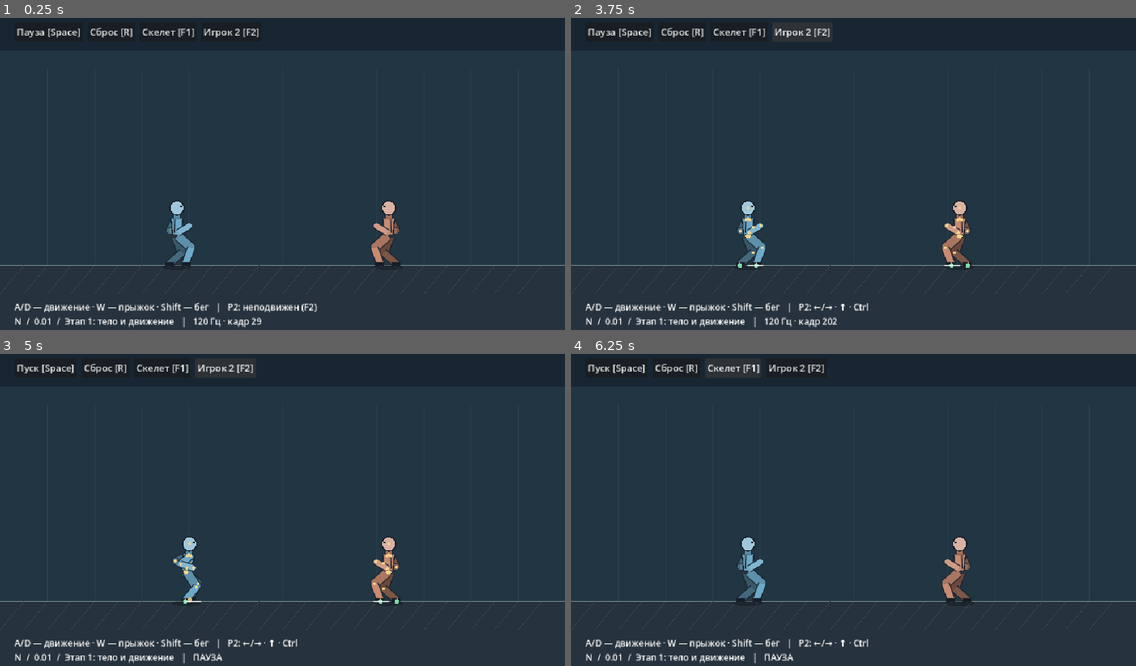
Above: before the commit, frames 1-4 (two rows, left to right).
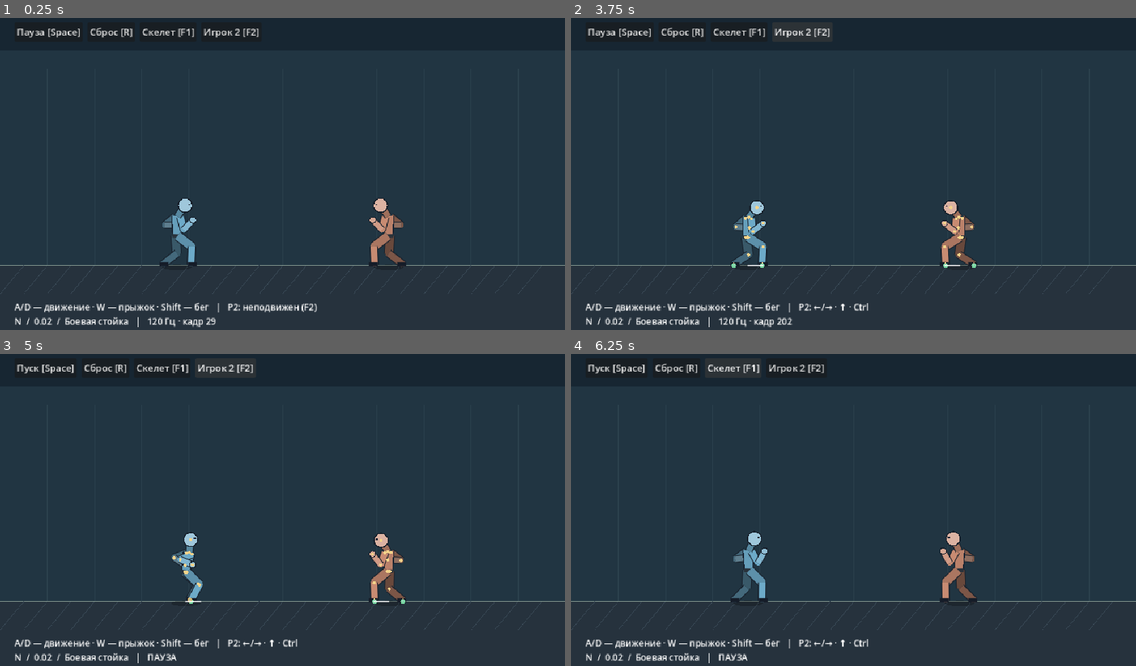
Above: after the commit, the same moments.

Repository: Mefits/pixelfxGadot
Game: Godot game, scene res://game/arena.tscn
Two runs of this game, one before a commit and one after it. Both use one fixed random seed, a clock stepped at 60 frames per second and the inputs below.
Inputs:
- Up to frame 1 (0.25 s): no input
- Up to frame 2 (3.75 s): click "Пауза [Space]" at 0.5 s; click "Пуск [Space]" at 1.25 s; click "Сброс [R]" at 2 s; click "Скелет [F1]" at 2.75 s; click "Игрок 2 [F2]" at 3.5 s
- Up to frame 3 (5 s): tap Enter at 4.25 s; hold D from 4.28 s (still down); tap R at 4.35 s; tap Space at 4.52 s
- Up to frame 4 (6.25 s): release D at 5 s; click "Сброс [R]" at 5 s; click "Скелет [F1]" at 5.75 s

The runs differ from the first frame. In frame 1, 1.6% of the frame differs, in the area x 8-72%, y 57-100%; in frame 2, 1.6%; in frame 3, 1.4%; in frame 4, 1.6%.

Commit message:
N 0.02: retarget reference guard with fixed support and mirrored breathing loop

Diff:
--- a/game/arena.gd
+++ b/game/arena.gd
@@ -60,7 +60,7 @@
     _hud()
     queue_redraw()
 func _hud()->void:
-    hud.text="A/D — движение · W — прыжок · Shift — бег   |   "+("P2: неподвижен (F2)" if single_player else "P2: ←/→ · ↑ · Ctrl")+"\nN  /  0.01  /  Этап 1: тело и движение   |   "+("ПАУЗА" if paused else ("120 Гц · кадр "+str(world.ticks)))
+    hud.text="A/D — движение · W — прыжок · Shift — бег   |   "+("P2: неподвижен (F2)" if single_player else "P2: ←/→ · ↑ · Ctrl")+"\nN  /  0.02  /  Боевая стойка   |   "+("ПАУЗА" if paused else ("120 Гц · кадр "+str(world.ticks)))
 func _segment(a:Vector2,b:Vector2,width:float,c:Color)->void:
     draw_line(a,b,Color("#17202b"),width+3,true)
     draw_line(a,b,c,width,true)
@@ -72,6 +72,8 @@
     draw_line(foot-Vector2(5*face,0),foot+Vector2(9*face,0),Color("#151c28"),6,true)
     _segment(p["shoulder_"+side],p["elbow_"+side],10,c)
     _segment(p["elbow_"+side],p["hand_"+side],8,c.lightened(.14))
+    draw_circle(p["hand_"+side],6,Color("#17202b"))
+    draw_circle(p["hand_"+side],4.6,c.lightened(.24))
 func _fighter(m,r,c:Color)->void:
     var p:Dictionary=r.points
     draw_set_transform(Vector2(m.pos.x,M.FLOOR+3),0,Vector2(1,.19))
--- /dev/null
+++ b/game/guard_pose.gd
@@ -0,0 +1,29 @@
+extends RefCounted
+## Right-facing guard, hand-transcribed from user's eight-frame stickman sheet.
+## Units: art pixels and degrees. No sprite pixels copied. Root stays fixed.
+const DURATION=1.2
+const HALF_WIDTH=24.0
+# time, pelvis x/y, forward torso angle, head tilt from vertical,
+# lead hand offset from lead shoulder, rear hand offset from rear shoulder.
+# Frames 1, 3, 4/5, 6, 8. Last is an exact loop of first.
+const KEYS=[
+    [0.0, 1.0,-53.0, 1.0,26.0, 22.0,-1.0, 5.0,10.0],
+    [.30,-.5,-50.0, 3.0,36.0, 21.0, 5.0, 6.0,14.0],
+    [.60,-2.0,-47.0, 5.0,43.0, 20.0, 9.0, 7.0,17.0],
+    [.90, 0.0,-51.0, 2.0,30.0, 22.0, 2.0, 5.5,12.0],
+    [1.2, 1.0,-53.0, 1.0,26.0, 22.0,-1.0, 5.0,10.0]
+]
+static func sample(seconds:float)->Dictionary:
+    var t:float=fposmod(seconds,DURATION)
+    var k:Array=KEYS[0]
+    var n:Array=KEYS[1]
+    for i in range(1,KEYS.size()):
+        if t<=float(KEYS[i][0]):
+            k=KEYS[i-1]
+            n=KEYS[i]
+            break
+    var u:float=(t-float(k[0]))/(float(n[0])-float(k[0]))
+    u=u*u*(3-2*u)
+    var v:Array[float]=[]
+    for i in range(1,k.size()):v.append(lerpf(float(k[i]),float(n[i]),u))
+    return {"hip":Vector2(v[0],v[1]),"torso":v[2],"head":v[3],"lead":Vector2(v[4],v[5]),"rear":Vector2(v[6],v[7])}
--- a/game/motor.gd
+++ b/game/motor.gd
@@ -1,5 +1,6 @@
 extends RefCounted
 ## Fixed-step root movement and planted-foot state. All positions are world pixels.
+const STANCE=preload("res://game/guard_pose.gd")
 const FLOOR=430.0
 const DT=1.0/120.0
 const WALK=135.0
@@ -25,20 +26,21 @@
 var steps:int=0
 var time:float=0
 var gait:float=0
+var guard_phase:float=0
 var sprint:bool=false
 func _init(x:float,side:int)->void:
     pos=Vector2(x,FLOOR)
     facing=side
     _plant()
 func _plant()->void:
-    feet.assign([Vector2(pos.x+14*facing,FLOOR),Vector2(pos.x-14*facing,FLOOR)])
+    feet.assign([Vector2(pos.x+STANCE.HALF_WIDTH*facing,FLOOR),Vector2(pos.x-STANCE.HALF_WIDTH*facing,FLOOR)])
     swing=-1
     swing_t=0
 func _begin_step(index:int,axis:float)->void:
     swing=index
     swing_from=feet[index]
     var ahead:float=signf(axis)*(29 if sprint else 22)
-    if absf(axis)<.01:ahead=(14 if index==0 else -14)*facing
+    if absf(axis)<.01:ahead=(STANCE.HALF_WIDTH if index==0 else -STANCE.HALF_WIDTH)*facing
     swing_to=Vector2(clampf(pos.x+ahead,32,928),FLOOR)
     swing_t=0
     next_foot=1-index
@@ -71,6 +73,8 @@
         airborne_time+=DT
         return
     gait=move_toward(gait,clampf(absf(velocity.x)/WALK,0,1),DT*8)
+    # Continue phase only as a breathing/weight cycle; never move planted feet.
+    guard_phase=fposmod(guard_phase+DT,STANCE.DURATION)
     if swing>=0:
         var duration:float=.12 if sprint else STEP_TIME
         swing_t=minf(duration,swing_t+DT)
@@ -88,9 +92,9 @@
             if absf(feet[trailing].x-pos.x)>12 or absf(feet[0].x-feet[1].x)<8:_begin_step(trailing,velocity.x)
         else:
             # Return to a stable stance one foot at a time, never teleport feet.
-            var desired:float=pos.x+14*facing
+            var desired:float=pos.x+STANCE.HALF_WIDTH*facing
             if absf(feet[0].x-desired)>4:_begin_step(0,0)
-            elif absf(feet[1].x-(pos.x-14*facing))>4:_begin_step(1,0)
+            elif absf(feet[1].x-(pos.x-STANCE.HALF_WIDTH*facing))>4:_begin_step(1,0)
 func separate(dx:float)->void:
     pos.x+=dx
     # Push-box displacement moves the whole support frame, not only the pelvis.
--- a/game/rig.gd
+++ b/game/rig.gd
@@ -1,6 +1,9 @@
 extends RefCounted
 ## Analytic two-link IK with an explicit bend side in facing-right space.
 ## The actual render rig is also the future physics attachment contract.
+const GUARD=preload("res://game/guard_pose.gd")
+const TORSO=34.0
+const NECK=22.0
 const UPPER_LEG=30.0
 const LOWER_LEG=30.0
 const UPPER_ARM=22.0
@@ -19,23 +22,26 @@
     var direction:float=float(m.facing)
     var speed:float=absf(m.velocity.x)
     var relative:float=m.velocity.x*direction
-    var lean:float=clampf(relative/215.0,-1,1)*8
-    var hip_y:float=-50+4*m.land
+    var g:Dictionary=GUARD.sample(m.guard_phase)
+    var moving:float=clampf(m.gait,0,1) if m.grounded else 1.0
+    var lean:float=lerpf(float(g.torso),clampf(relative/215.0,-1,1)*16,moving)
+    var hip_x:float=lerpf(float(g.hip.x),0,moving)
+    var hip_y:float=lerpf(float(g.hip.y),-50,moving)+4*m.land
     if m.grounded:
         # Keep BOTH target feet within the reach envelope while grounded.
         for i in range(2):
             var foot:Vector2=m.feet[i]
-            var dx:float=absf((foot.x-m.pos.x)*direction-(2 if i==0 else -2))
+            var dx:float=absf((foot.x-m.pos.x)*direction-hip_x-(2 if i==0 else -2))
             var max_height:float=sqrt(maxf(4,59.7*59.7-minf(dx,58)*minf(dx,58)))
             hip_y=maxf(hip_y,foot.y-m.pos.y-2-max_height)
-    var hip:=Vector2(0,hip_y)
-    var chest:=hip+Vector2(lean,-30)
-    var head:=chest+Vector2(lean*.25,-18)
+    var hip:=Vector2(hip_x,hip_y)
+    var chest:=hip+Vector2(0,-TORSO).rotated(deg_to_rad(lean))
+    var head:=chest+Vector2(0,-NECK).rotated(deg_to_rad(lerpf(float(g.head),lean*.6,moving)))
     var local:Dictionary={"hips":hip,"chest":chest,"head":head}
     for i in range(2):
         var side:String="near" if i==0 else "far"
         var side_sign:float=1 if i==0 else -1
-        var shoulder:Vector2=chest+Vector2(3*side_sign,2)
+        var shoulder:Vector2=chest+Vector2(5*side_sign,2).rotated(deg_to_rad(lean))
         var thigh:Vector2=hip+Vector2(2*side_sign,0)
         var foot:Vector2
         if m.grounded:
@@ -46,9 +52,9 @@
         # A planted leg bends toward the opponent; the elbow bends downward.
         var leg:Array[Vector2]=chain(thigh,foot,UPPER_LEG,LOWER_LEG,-1)
         var stride:float=clampf((foot.x-hip.x)/24,-1,1)
-        var guard:Vector2=Vector2(19 if i==0 else 12,10 if i==0 else 13)
+        var guard:Vector2=g.lead if i==0 else g.rear
         var travel:Vector2=Vector2(-stride*15,25-absf(stride)*4)
-        var hand_goal:Vector2=shoulder+guard.lerp(travel,clampf(speed/120,0,1)*.75)
+        var hand_goal:Vector2=shoulder+guard.lerp(travel,moving*.75)
         if not m.grounded:hand_goal=shoulder+Vector2(12*side_sign,10)
         var arm:Array[Vector2]=chain(shoulder,hand_goal,UPPER_ARM,LOWER_ARM,1)
         local["shoulder_"+side]=shoulder
--- a/tests/locomotion.gd
+++ b/tests/locomotion.gd
@@ -2,6 +2,7 @@
 const W=preload("res://game/world.gd")
 const M=preload("res://game/motor.gd")
 const R=preload("res://game/rig.gd")
+const G=preload("res://game/guard_pose.gd")
 var errors:int=0
 func _initialize()->void:call_deferred("_run")
 func check(ok:bool,msg:String)->void:
@@ -15,6 +16,32 @@
         var r:Vector2=b[id]-w.b.pos
         check(l.distance_to(Vector2(-r.x,r.y))<.001,"Mirrored joint "+id)
     check(a.knee_near.x>a.thigh_near.x and b.knee_near.x<b.thigh_near.x,"Knees bend toward opponent")
+    var idle=W.new()
+    var initial_feet:Array[Vector2]=idle.a.feet.duplicate()
+    var start_pose:Dictionary=idle.rig_a.points.duplicate(true)
+    var low:float=start_pose.hips.y
+    var high:float=low
+    for i in range(144):
+        idle.tick({}, {})
+        var p:Dictionary=idle.rig_a.points
+        var q:Dictionary=idle.rig_b.points
+        check(idle.a.feet==initial_feet and idle.a.swing==-1,"Guard support stays fixed")
+        low=minf(low,p.hips.y)
+        high=maxf(high,p.hips.y)
+        for id in p:
+            var l:Vector2=p[id]-idle.a.pos
+            var r:Vector2=q[id]-idle.b.pos
+            check(l.distance_to(Vector2(-r.x,r.y))<.001,"Guard mirror "+id)
+        for side in ["near","far"]:
+            check(absf(p["shoulder_"+side].distance_to(p["elbow_"+side])-R.UPPER_ARM)<.001,"Arm length")
+            check(absf(p["elbow_"+side].distance_to(p["hand_"+side])-R.LOWER_ARM)<.001,"Forearm length")
+            check(p["hand_"+side].x>p["shoulder_"+side].x,"Guard hands forward")
+            check(p["hand_"+side].y<p.hips.y-10,"Guard hands raised")
+            var idx:int=0 if side=="near" else 1
+            check(p["foot_"+side].distance_to(initial_feet[idx]-Vector2(0,2))<.01,"Guard support IK")
+    check(high-low>4 and high-low<7,"Guard reference amplitude")
+    for id in start_pose:check(start_pose[id].distance_to(idle.rig_a.points[id])<.01,"Seamless loop "+id)
+    check(G.sample(0)==G.sample(G.DURATION),"Guard phase wraps")
     for i in range(120):
         var previous:Array[Vector2]=w.a.feet.duplicate()
         var old_swing:int=w.a.swing
--- a/tests/visual.gd
+++ b/tests/visual.gd
@@ -13,7 +13,14 @@
     root.add_child(scene)
     await process_frame
     scene.set_physics_process(false)
+    scene.world=preload("res://game/world.gd").new()
+    scene.queue_redraw()
     await capture("stance")
+    DirAccess.make_dir_recursive_absolute("res://reports/guard")
+    for frame in range(24):
+        scene.queue_redraw()
+        await capture("guard/frame_%03d"%frame)
+        for tick in range(6):scene.world.tick({}, {})
     for i in range(47):scene.world.tick({"move":1,"run":true},{})
     scene.debug=true
     scene.queue_redraw()
Not shown, changed: docs/CHECKPOINT.md
Not shown, changed: docs/PLAN.md
